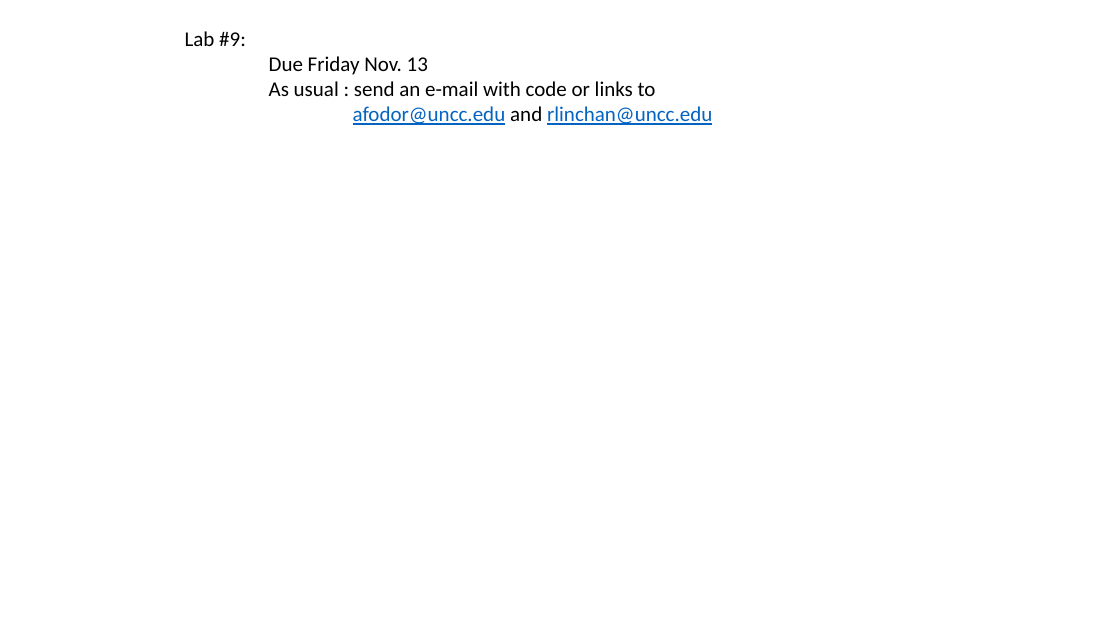
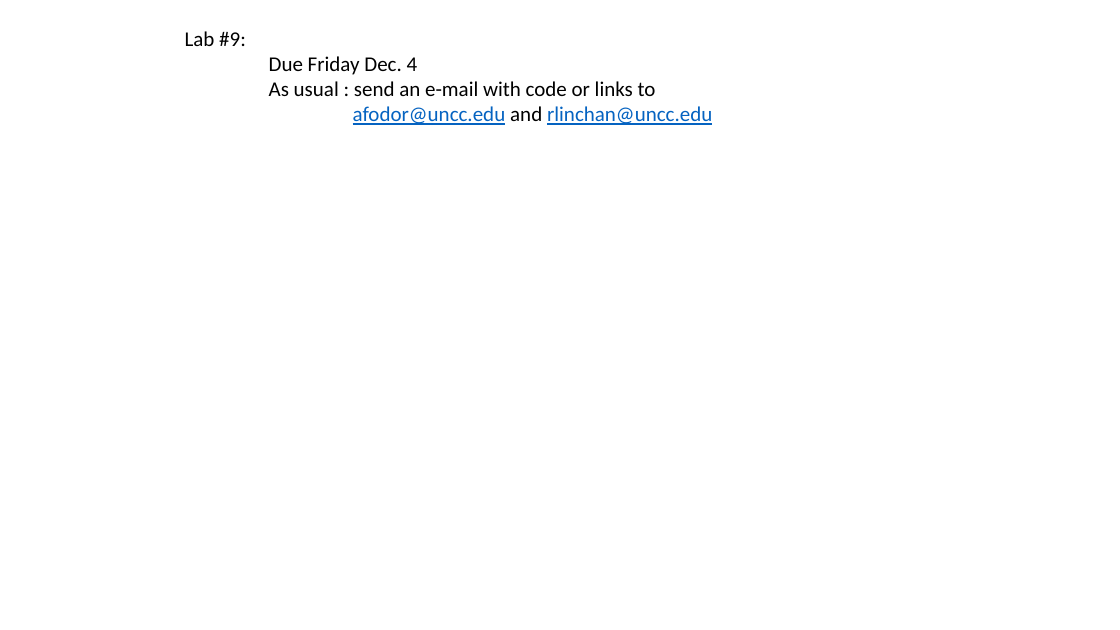
Before and after one commit to afodor/afodor.github.io, a slide deck: slide 1 of classes/prog2015/Lab9.pptx. Drawn at 1120x630 pixels with LibreOffice and Linux fonts; fonts in the diff are those of the drawing. Boxes give left, top, right and bottom in pixels: in the first picture for what was removed or moved away, otherwise in the second. Text is boxed around its words. In the diff, an @@ line names an element or a change of style, - is before the commit and + after.

```diff
--- a/classes/prog2015/Lab9.pptx
+++ b/classes/prog2015/Lab9.pptx
@@ text at (x1=269, y1=56, x2=418, y2=75): text changed @@
-Due Friday Nov. 13
+Due Friday Dec. 4
```
Also in this commit, not shown: 1 other slide changed, 1 other file.
